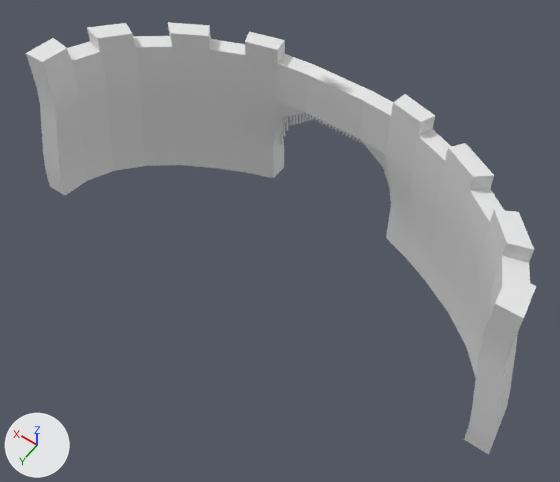
Renders of the FBX model Assets/Assets/Models/Castle Wall.fbx from each side of a commit.
One viewpoint serves both versions: a 50 mm camera at (-17.7, 31.2, 41.1) aimed at (-1.0, 7.9, 4.4). The lights are fixed; the arrows at lower left show +X, +Y and +Z. Where no turn or scale is listed for an object, it has been applied to the vertices.
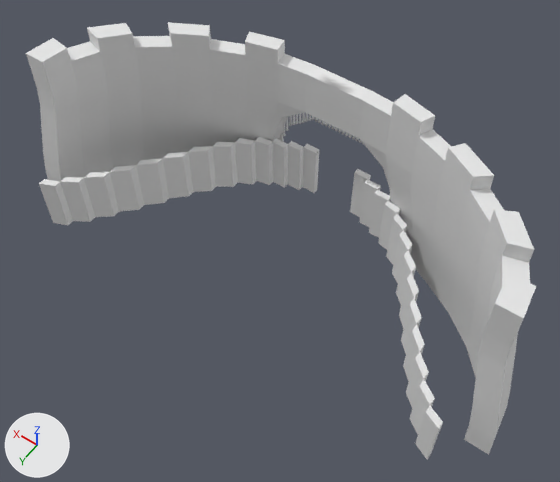
Location of each change, (x1, y1, x2, y2) in pixels of the pictures (560 x 482 px):
'Cube', added: after (39, 137, 319, 225)
'Cube.001', added: after (350, 169, 443, 459)

The change in detail:
Mesh me_cube_002 is new.
It has 80 vertices, 78 faces and spans x -12.5..0.5, y -0.2..12.82, z -2.0..2.0.
Mesh me_cube_001 is new.
It has 80 vertices, 78 faces and spans x -0.5..12.5, y -0.2..12.82, z -2.0..2.0.
Object 'Cube.001' (ob_cube_001) is new; it shows me_cube_002.
Its location is (-2.0, 0.0, 2.0).
Object 'Cube' (ob_cube) is new; it shows me_cube_001.
Its location is (2.0, 0.0, 2.0).
